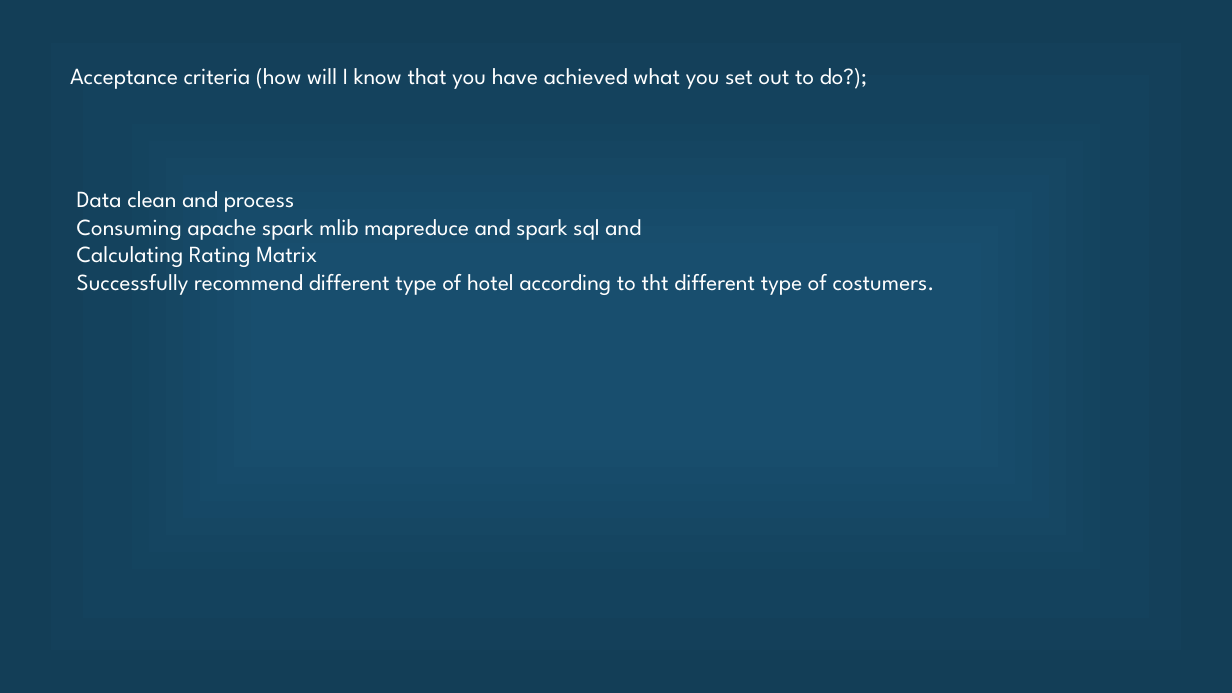
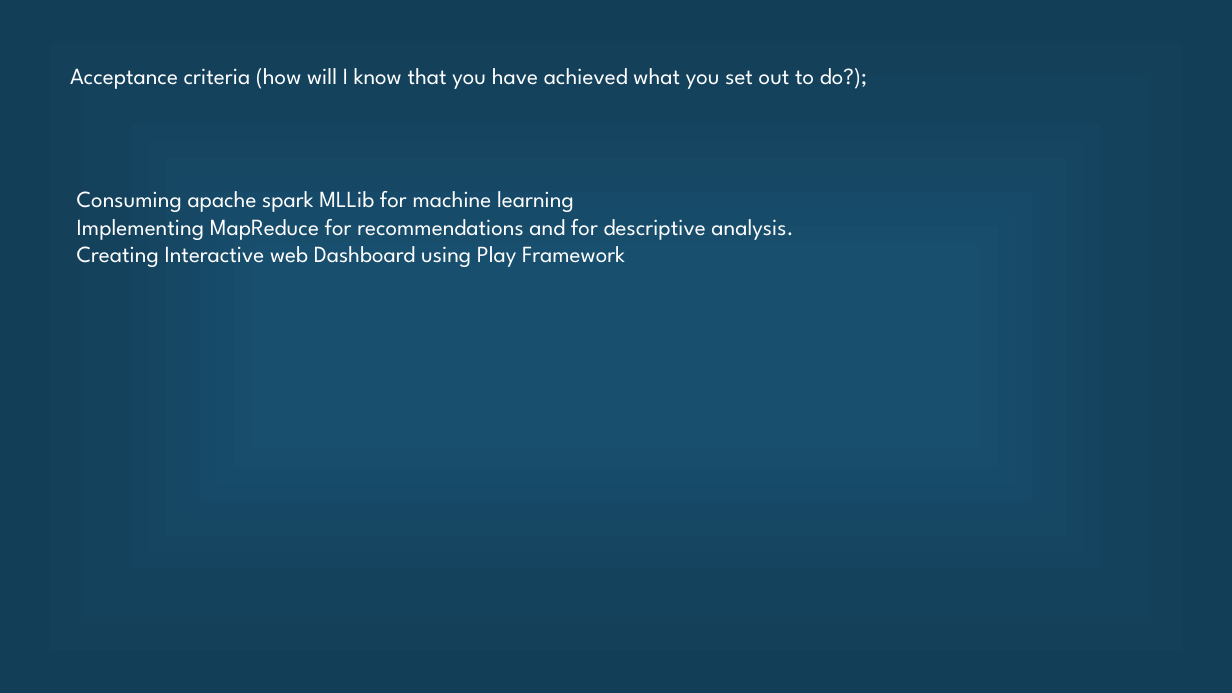
Before and after one commit to Ruchi2729/Scala-Final-Project, a slide deck: slide 7 of Final pre.pptx. Drawn at 1232x693 pixels with LibreOffice and Linux fonts; fonts in the diff are those of the drawing. Boxes give left, top, right and bottom in pixels: in the first picture for what was removed or moved away, otherwise in the second. Text is boxed around its words. In the diff, an @@ line names an element or a change of style, - is before the commit and + after.

```diff
--- a/Final pre.pptx
+++ b/Final pre.pptx
@@ text at (77, 191, 793, 267): text changed @@
-Data clean and process
-Consuming apache spark mlib mapreduce and spark sql and
-Calculating Rating Matrix
-Successfully recommend different type of hotel according to tht different type of costumers.
+Consuming apache spark MLLib for machine learning
+Implementing MapReduce for recommendations and for descriptive analysis.
+Creating Interactive web Dashboard using Play Framework
```
Also in this commit, not shown: 5 other slides changed.
